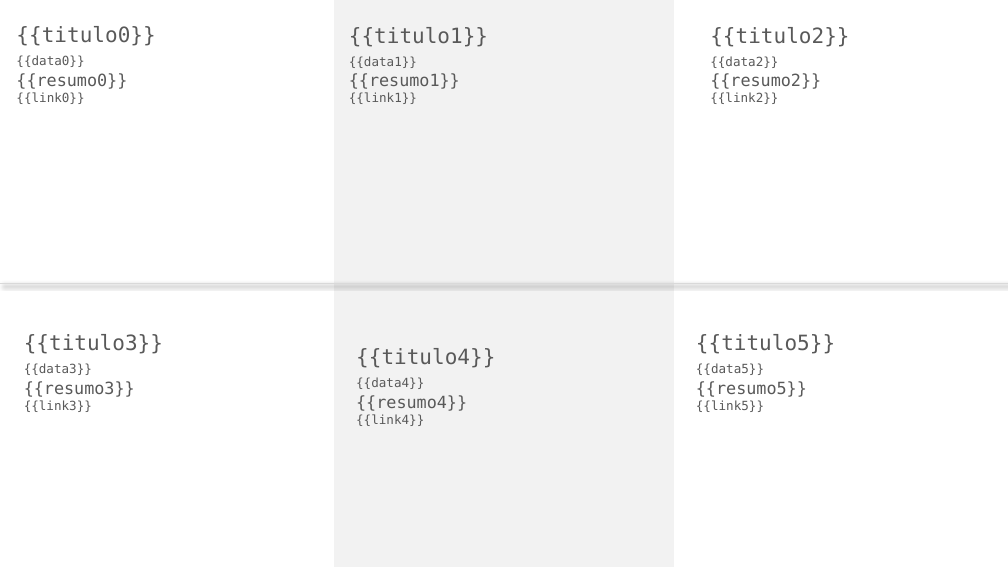
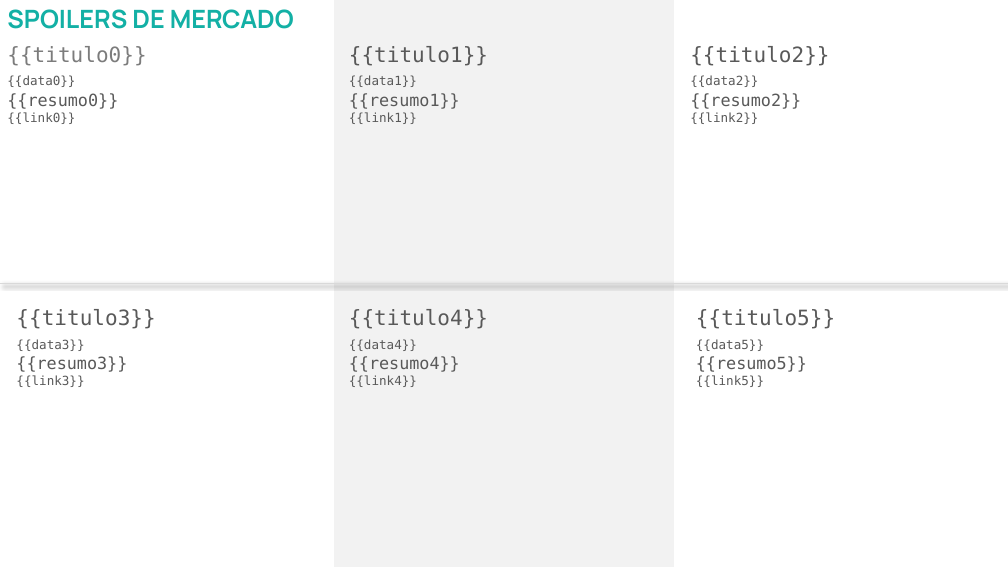
Before and after one commit to kamilypl/API-Python, a slide deck: slide 1 of template.pptx. Drawn at 1008x567 pixels with LibreOffice and Linux fonts; fonts in the diff are those of the drawing. Boxes give left, top, right and bottom in pixels: in the first picture for what was removed or moved away, otherwise in the second. Text is boxed around its words. In the diff, an @@ line names an element or a change of style, - is before the commit and + after.

```diff
--- a/template.pptx
+++ b/template.pptx
@@ text added at (7, 9, 294, 29), 24 pt, text #13B0A5, bold @@
+SPOILERS DE MERCADO
@@ text "{{titulo0}}": place and size @@
-text "{{titulo0}}" at (16, 26, 155, 104)
+text "{{titulo0}}" at (7, 46, 146, 124)
@@ text at (7, 46, 146, 66): text colour #595959 to #7C7C7C in "{{titulo0}}" @@
@@ text "{{titulo1}}": place and size @@
-text "{{titulo1}}" at (349, 27, 488, 104)
+text "{{titulo1}}" at (349, 46, 488, 124)
@@ text "{{titulo2}}": place and size @@
-text "{{titulo2}}" at (710, 27, 849, 104)
+text "{{titulo2}}" at (690, 46, 829, 124)
@@ text "{{titulo3}}": place and size @@
-text "{{titulo3}}" at (24, 334, 163, 412)
+text "{{titulo3}}" at (16, 309, 155, 387)
@@ text "{{titulo4}}": place and size @@
-text "{{titulo4}}" at (356, 348, 495, 426)
+text "{{titulo4}}" at (349, 309, 488, 387)
@@ text "{{titulo5}}": place and size @@
-text "{{titulo5}}" at (696, 334, 835, 412)
+text "{{titulo5}}" at (696, 309, 835, 387)
```
Also in this commit, not shown: 1 other file.
